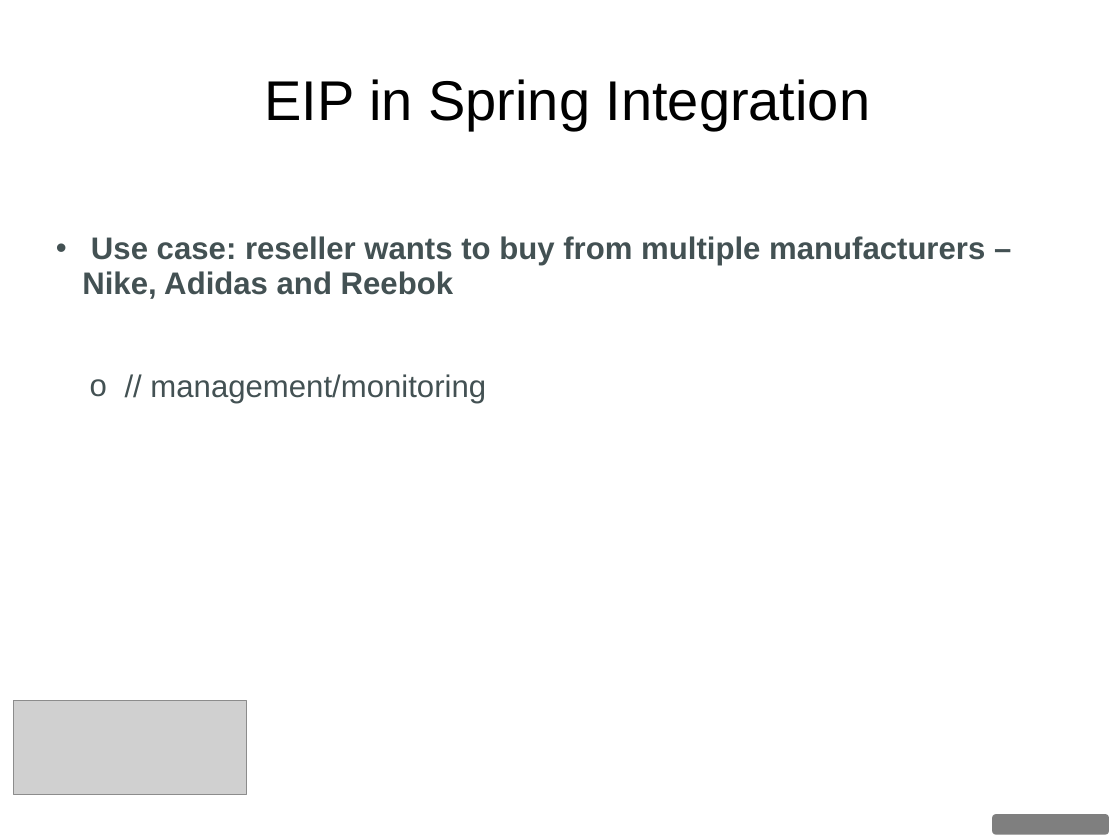
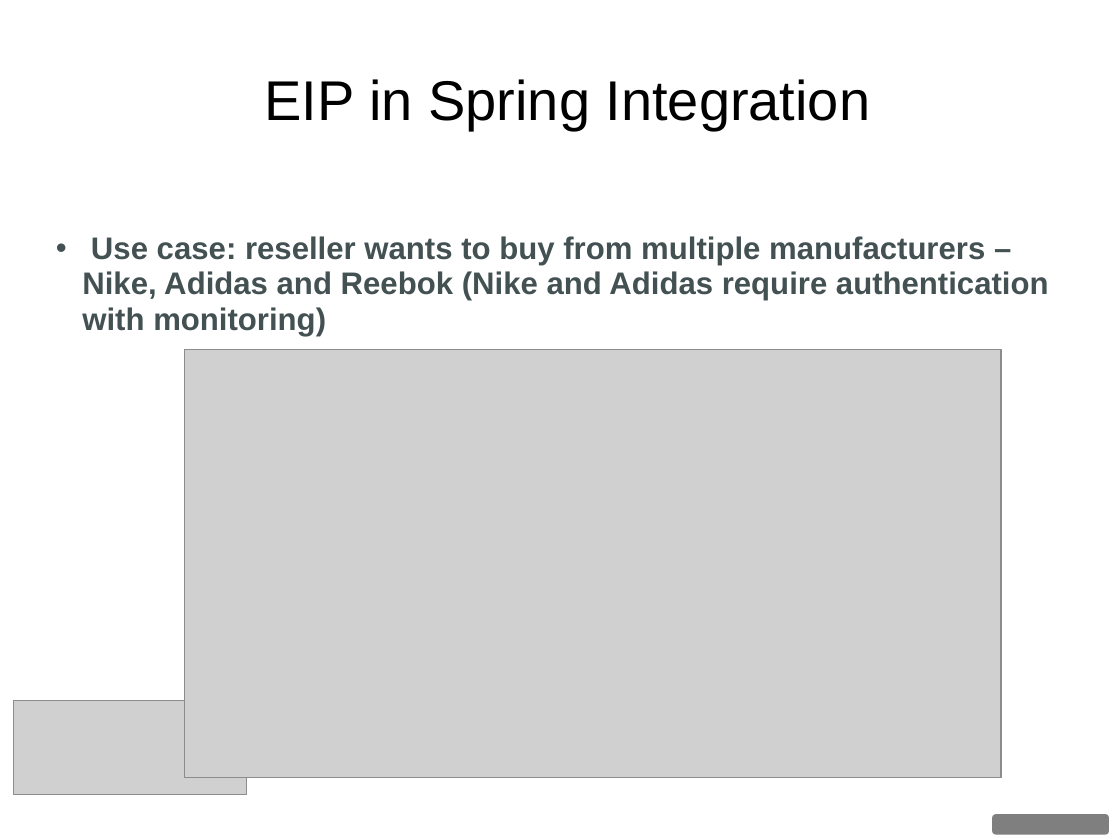
Before and after one commit to dgyordanov/springintegration, a slide deck: slide 42 of Spring_Integration.ppt (slide 55 before the commit). Drawn at 1120x840 pixels with LibreOffice and Linux fonts; fonts in the diff are those of the drawing; grey boxes stand for pictures; background and template pictures are left out. Boxes give left, top, right and bottom in pixels: in the first picture for what was removed or moved away, otherwise in the second. Text is boxed around its words. In the diff, an @@ line names an element or a change of style, - is before the commit and + after.

```diff
--- a/Spring_Integration.ppt
+++ b/Spring_Integration.ppt
@@ text at <box>82,236,1049,336</box>: text changed @@
-• Use case: reseller wants to buy from multiple manufacturers – Nike, Adidas and Reebok
-  o // management/monitoring
+• Use case: reseller wants to buy from multiple manufacturers – Nike, Adidas and Reebok (Nike and Adidas require authentication with monitoring)
@@ picture added at <box>185,349,1001,777</box> @@
```
Also in this commit, not shown: 12 other slides changed, 1 slide added, 6 other files.
